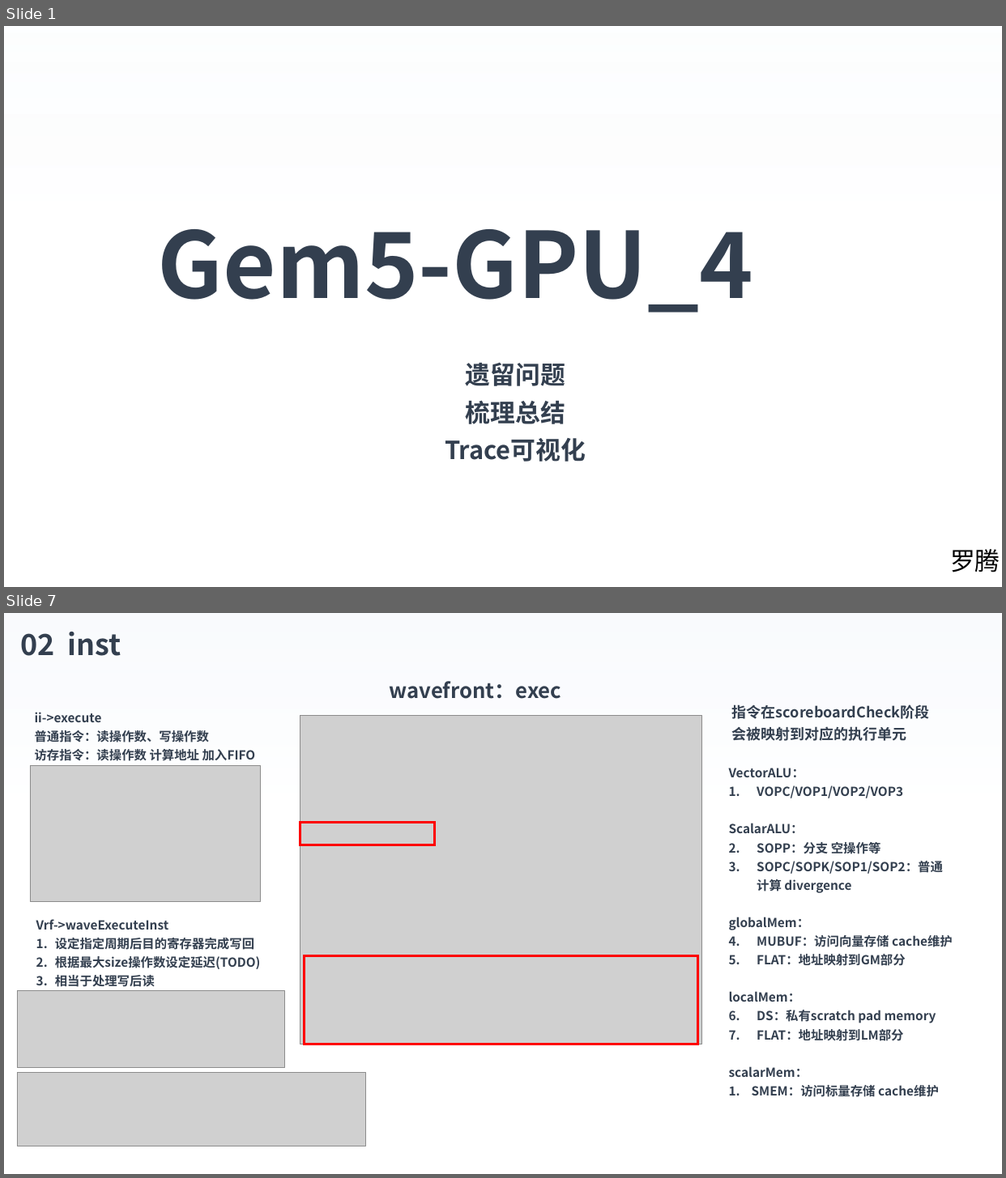
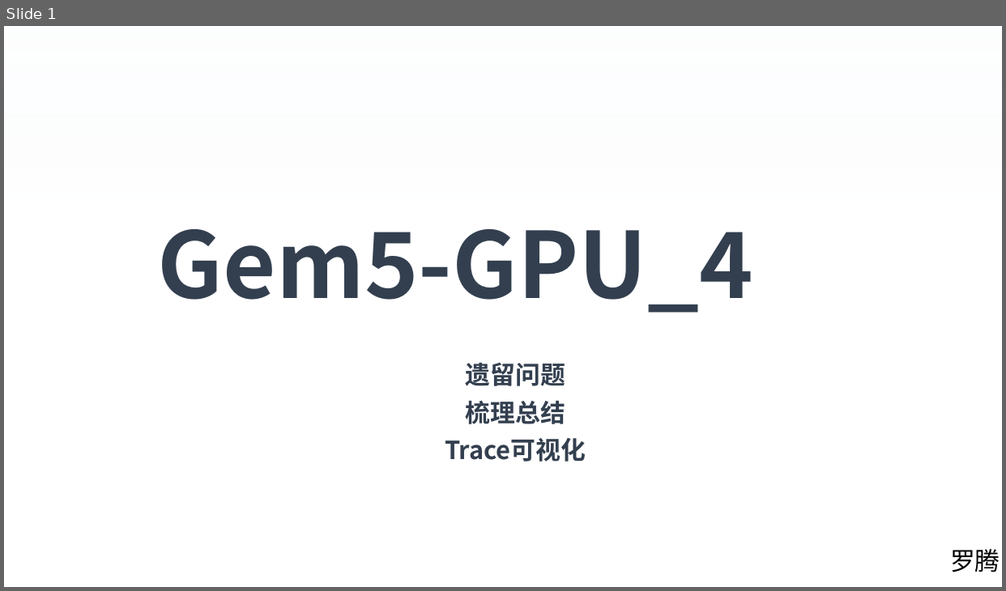
Before and after one commit to luot-ai/workspace, a slide deck: AA/gpu/GEM5/PPT/Gem5-GPU_4.pptx. Shown one above the other, each under a label of ours: slides 1 and 7 before the commit, slide 1 after it; the slides between them are not shown. The pictures are 1006x1178 and 1006x591 pixels, drawn with LibreOffice and Linux fonts; fonts in the diff are those of the drawing; grey boxes stand for pictures; background and template pictures are left out. Boxes give left, top, right and bottom in pixels: in the first picture for what was removed or moved away, otherwise in the second. Text is boxed around its words. In the diff, an @@ line names an element or a change of style, - is before the commit and + after.

```diff
--- a/AA/gpu/GEM5/PPT/Gem5-GPU_4.pptx
+++ b/AA/gpu/GEM5/PPT/Gem5-GPU_4.pptx
@@ slide 7 removed at (4, 613, 1002, 1174), background picture (left out) @@
@@ rectangle removed at (4, 613, 1002, 1174) @@
@@ text removed at (20, 632, 121, 656) @@
-02 inst
@@ text removed at (389, 681, 561, 699) @@
-wavefront：exec
@@ text removed at (732, 705, 930, 719) @@
-指令在scoreboardCheck阶段会被映射到对应的执行单元
@@ text removed at (35, 712, 256, 761) @@
-ii->execute
-普通指令：读操作数、写操作数
-访存指令：读操作数 计算地址 加入FIFO
@@ picture removed at (300, 716, 701, 1045) @@
@@ picture removed at (31, 766, 260, 902) @@
@@ text removed at (729, 768, 953, 1097) @@
-VectorALU：
-1. VOPC/VOP1/VOP2/VOP3
-ScalarALU：
-1. SOPP：分支 空操作等
-2. SOPC/SOPK/SOP1/SOP2：普通计算 divergence
-globalMem：
-1. MUBUF：访问向量存储 cache维护
-2. FLAT：地址映射到GM部分
-localMem：
-1. DS：私有scratch pad memory
-2. FLAT：地址映射到LM部分
-scalarMem：
-1. SMEM：访问标量存储 cache维护
@@ rectangle removed at (300, 823, 434, 845) @@
@@ text removed at (36, 919, 261, 987) @@
-Vrf->waveExecuteInst
-1. 设定指定周期后目的寄存器完成写回
-2. 根据最大size操作数设定延迟(TODO)
-3. 相当于处理写后读
@@ rectangle removed at (305, 956, 698, 1044) @@
@@ picture removed at (18, 991, 285, 1068) @@
@@ picture removed at (18, 1072, 365, 1147) @@
```
Also in this commit, not shown: 1 slide changed, 13 slides added, 20 other slides removed, 2 other files.
